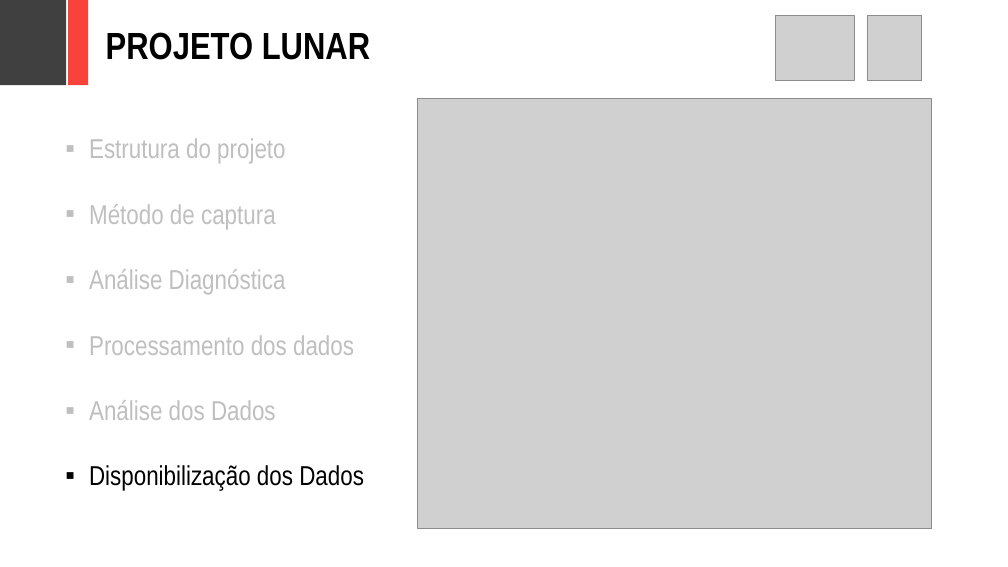
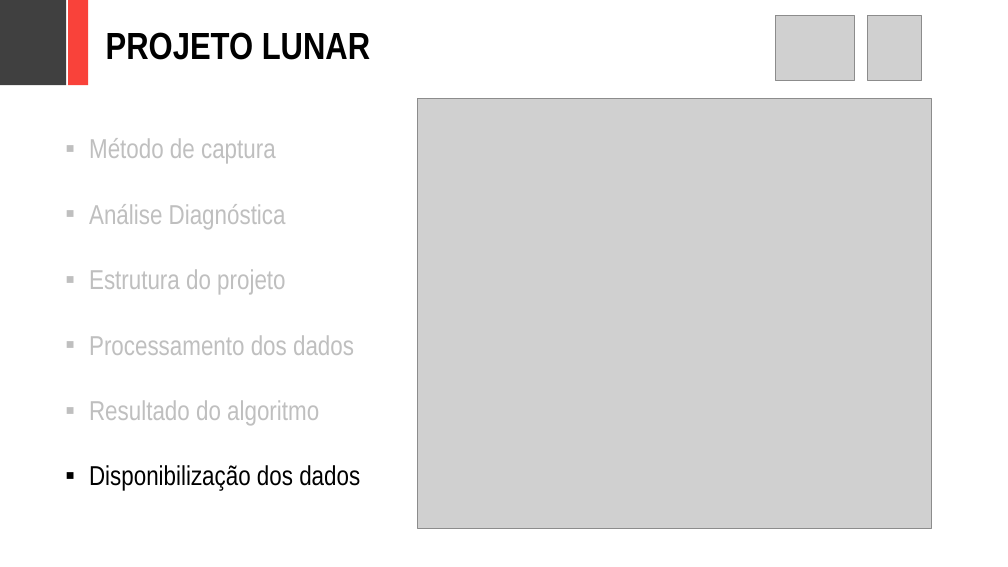
Before and after one commit to adornodev/TCC-Lunar, a slide deck: slide 26 of FinalCourseAssignment/Lunar.pptx (slide 29 before the commit). Drawn at 1008x567 pixels with LibreOffice and Linux fonts; fonts in the diff are those of the drawing; grey boxes stand for pictures. Boxes give left, top, right and bottom in pixels: in the first picture for what was removed or moved away, otherwise in the second. Text is boxed around its words. In the diff, an @@ line names an element or a change of style, - is before the commit and + after.

```diff
--- a/FinalCourseAssignment/Lunar.pptx
+++ b/FinalCourseAssignment/Lunar.pptx
@@ text at (89, 138, 285, 163): paragraph removed @@
-▪ Estrutura do projeto
@@ text at (89, 269, 285, 294): paragraph added @@
+▪ Estrutura do projeto
@@ text at (89, 400, 360, 491): text changed @@
-▪ Análise dos Dados
-▪ Disponibilização dos Dados
+▪ Resultado do algoritmo
+▪ Disponibilização dos dados
```
Also in this commit, not shown: 13 other slides changed, 3 slides removed, 26 other files.
